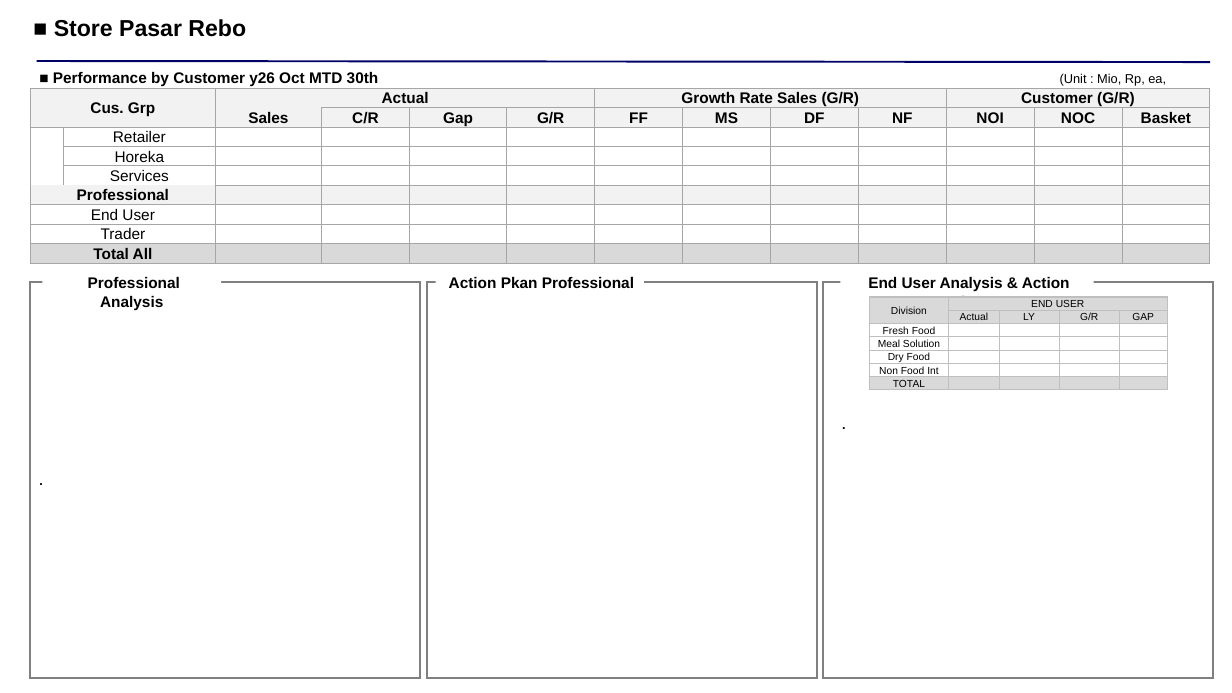
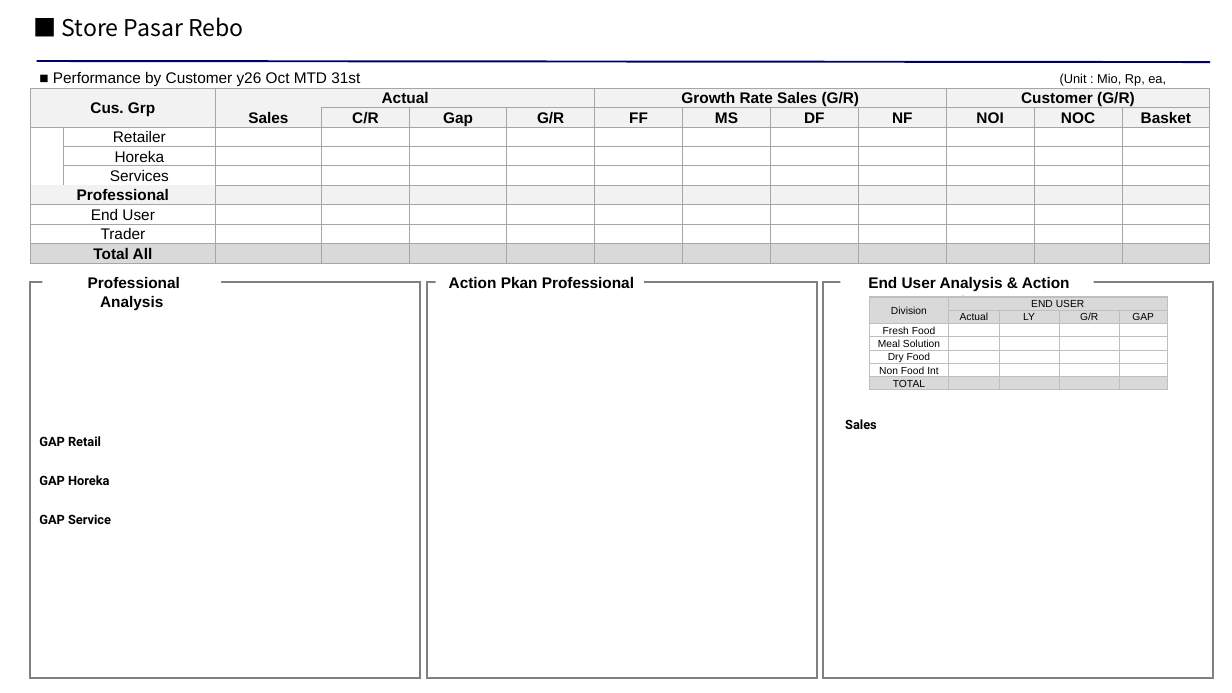
Before and after one commit to syahidpebrian4/Generator-PPT-Report-Sales, a slide deck: slide 4 of TEMPLATE.pptx. Drawn at 1232x693 pixels with LibreOffice and Linux fonts; fonts in the diff are those of the drawing. Boxes give left, top, right and bottom in pixels: in the first picture for what was removed or moved away, otherwise in the second. Text is boxed around its words. In the diff, an @@ line names an element or a change of style, - is before the commit and + after.

```diff
--- a/TEMPLATE.pptx
+++ b/TEMPLATE.pptx
@@ text "■ Store Pasar Rebo" at box(62, 17, 243, 37): font Arial to Noto Sans CJK KR, bold off @@
@@ text in rectangle at box(53, 72, 360, 86): text changed; bold off @@
-■ Performance by Customer y26 Oct MTD 30th
+■ Performance by Customer y26 Oct MTD 31st
@@ text at box(845, 419, 877, 429): text changed; font Arial to Roboto @@
-.
+Sales
@@ text in rectangle at box(39, 436, 111, 524): text changed; font Arial to Roboto @@
-.
+GAP Retail
+GAP Horeka
+GAP Service
```
Also in this commit, not shown: 3 other slides changed.
